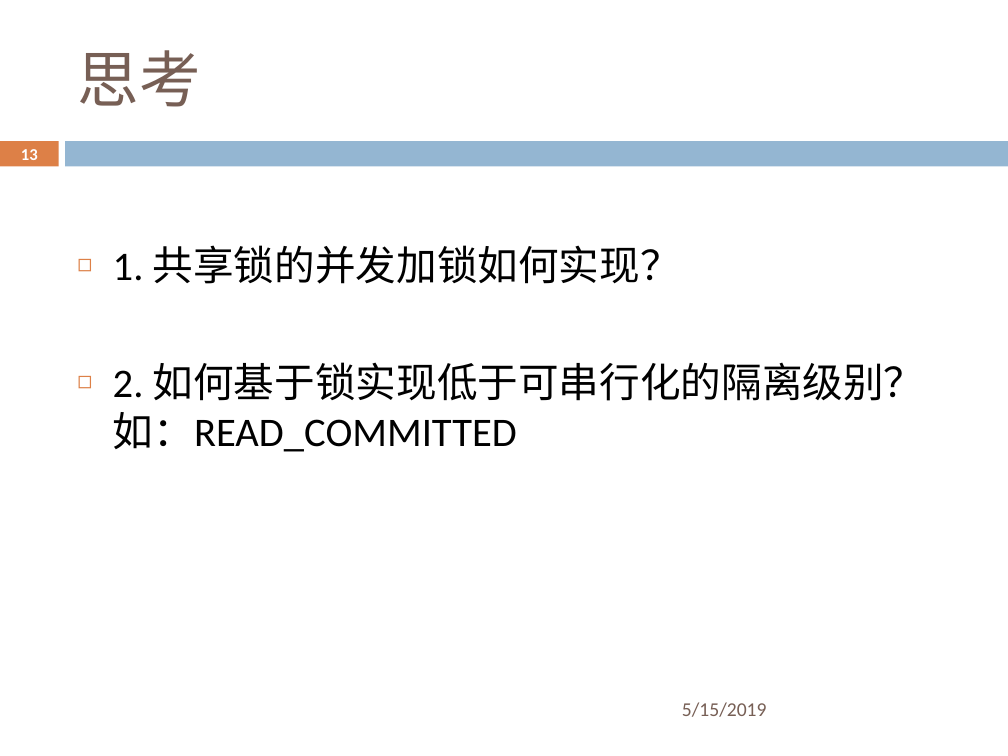
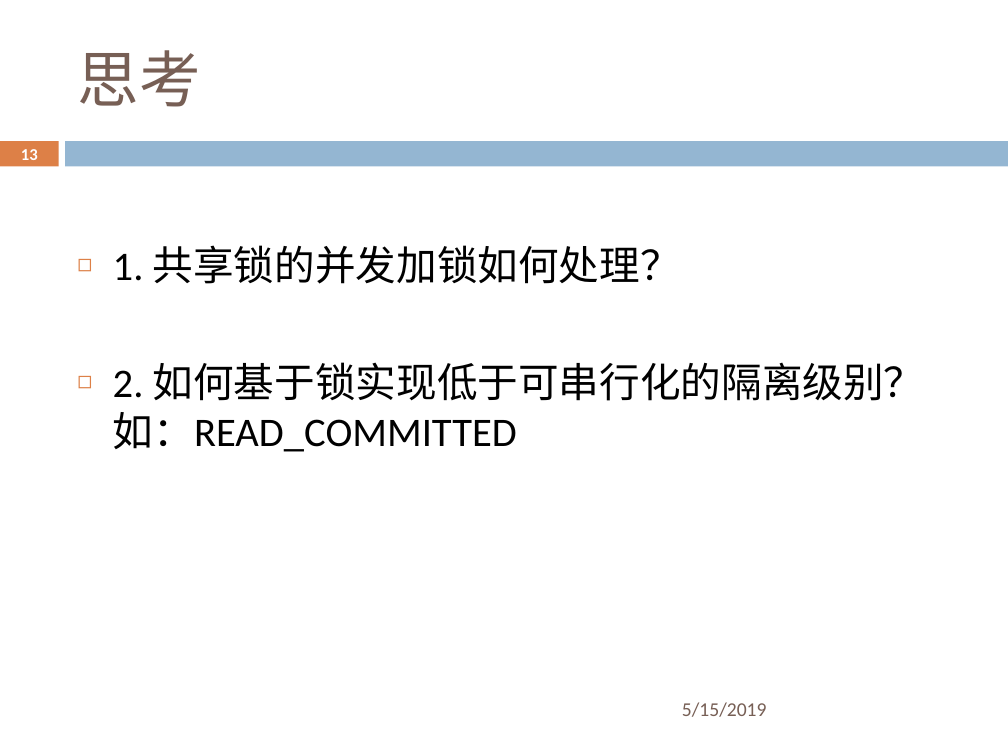
Before and after one commit to ZhangZihao270/DaSE_DBMS_Implemention, a slide deck: slide 13 of 并发控制/cc_lock/cc_lock.pptx. Drawn at 1008x756 pixels with LibreOffice and Linux fonts; fonts in the diff are those of the drawing; background and template pictures are left out. Boxes give left, top, right and bottom in pixels: in the first picture for what was removed or moved away, otherwise in the second. Text is boxed around its words. In the diff, an @@ line names an element or a change of style, - is before the commit and + after.

```diff
--- a/并发控制/cc_lock/cc_lock.pptx
+++ b/并发控制/cc_lock/cc_lock.pptx
@@ text at [113, 245, 681, 284]: text changed @@
-◻ 1. 共享锁的并发加锁如何实现？
+◻ 1. 共享锁的并发加锁如何处理？
```
Also in this commit, not shown: 4 other slides changed.
